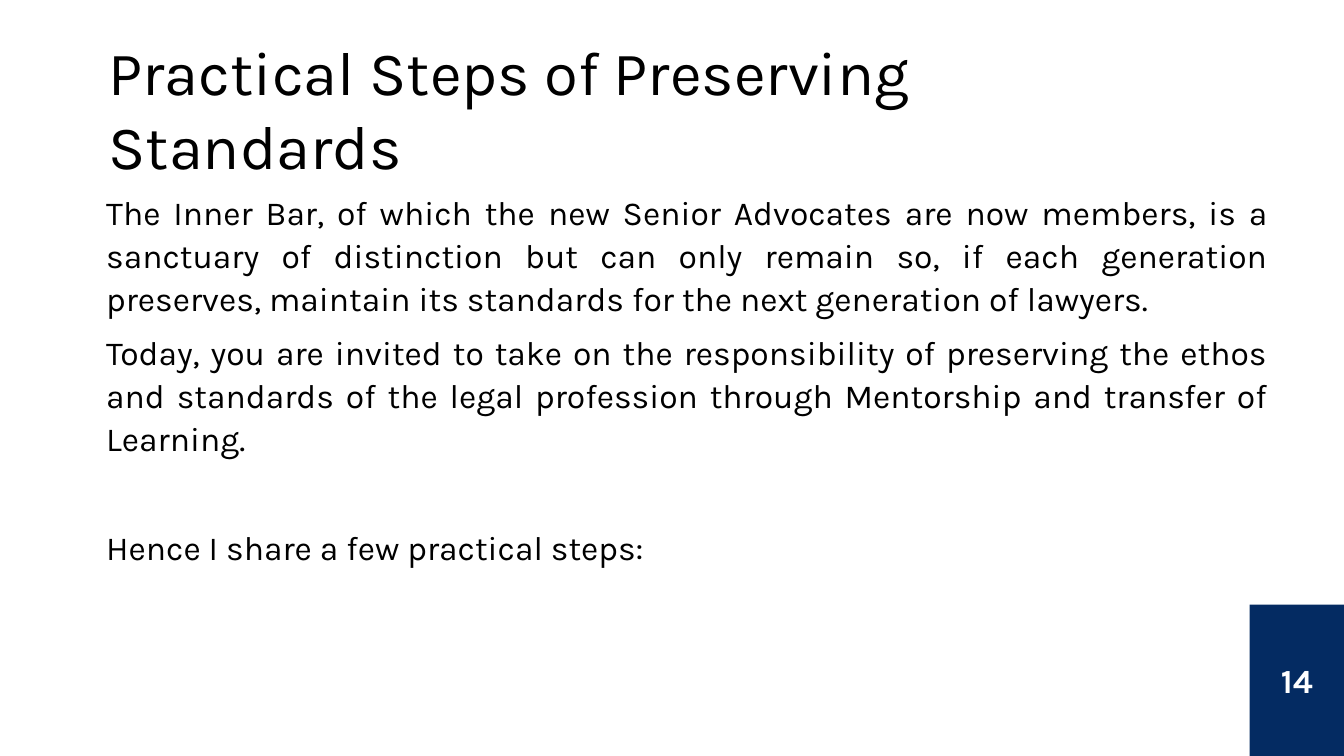
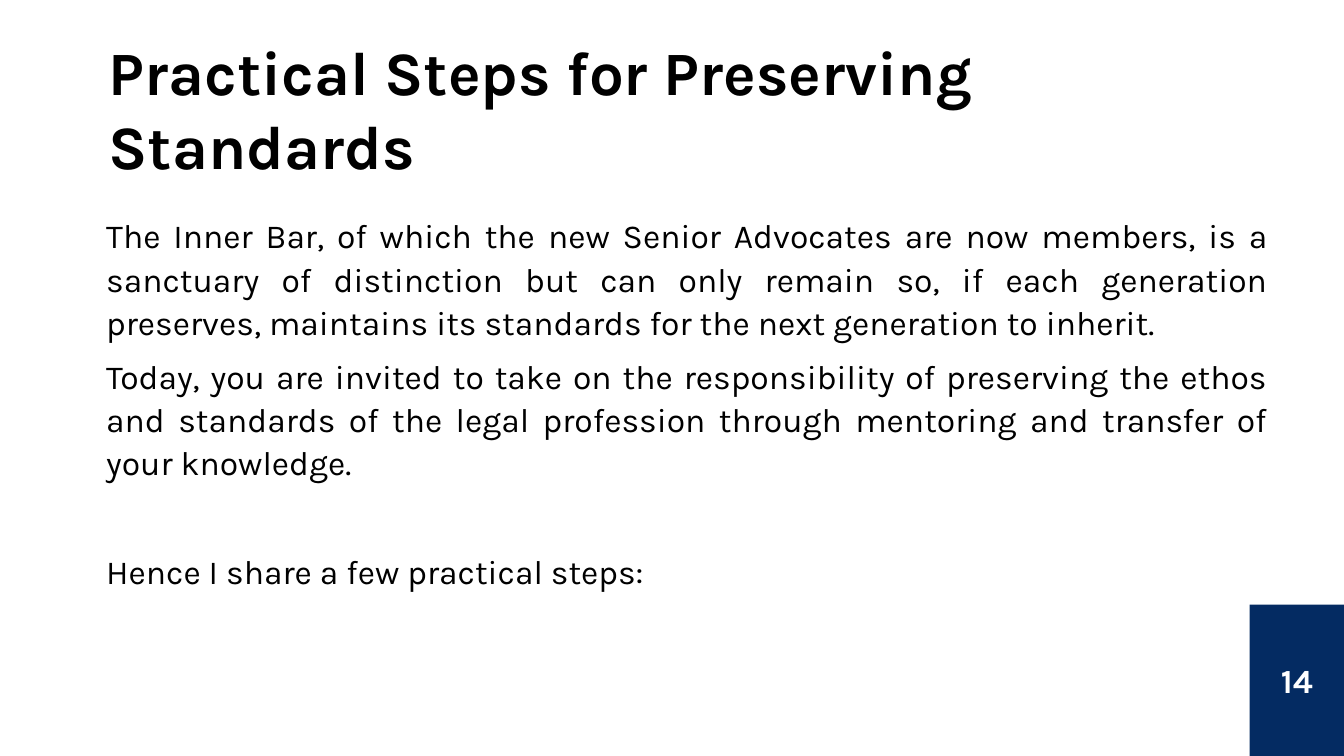
Before and after one commit to BOSANigeria/website-launch-2025, a slide deck: slide 14 of public/assets/induction/Mentorship & Knowledge Transfer - Preserving The Standard of The Inner Bar.pptx. Drawn at 1344x756 pixels with LibreOffice and Linux fonts; fonts in the diff are those of the drawing. Boxes give left, top, right and bottom in pixels: in the first picture for what was removed or moved away, otherwise in the second. Text is boxed around its words. In the diff, an @@ line names an element or a change of style, - is before the commit and + after.

```diff
--- a/public/assets/induction/Mentorship & Knowledge Transfer - Preserving The Standard of The Inner Bar.pptx
+++ b/public/assets/induction/Mentorship & Knowledge Transfer - Preserving The Standard of The Inner Bar.pptx
@@ title at box(109, 51, 972, 170): text changed; bold on @@
-Practical Steps of Preserving Standards
+Practical Steps for Preserving Standards
@@ text "The Inner Bar, of which ...": place and size @@
-text "The Inner Bar, of which ..." at box(106, 202, 1267, 568)
+text "The Inner Bar, of which ..." at box(106, 225, 1267, 592)
@@ text at box(106, 225, 1267, 484): text changed @@
-The Inner Bar, of which the new Senior Advocates are now members, is a sanctuary of distinction but can only remain so, if each generation preserves, maintain its standards for the next generation of lawyers.
-Today, you are invited to take on the responsibility of preserving the ethos and standards of the legal profession through Mentorship and transfer of Learning.
+The Inner Bar, of which the new Senior Advocates are now members, is a sanctuary of distinction but can only remain so, if each generation preserves, maintains its standards for the next generation to inherit.
+Today, you are invited to take on the responsibility of preserving the ethos and standards of the legal profession through mentoring and transfer of your knowledge.
```
Also in this commit, not shown: 16 other slides changed, 2 slides added, 1 slide removed.
